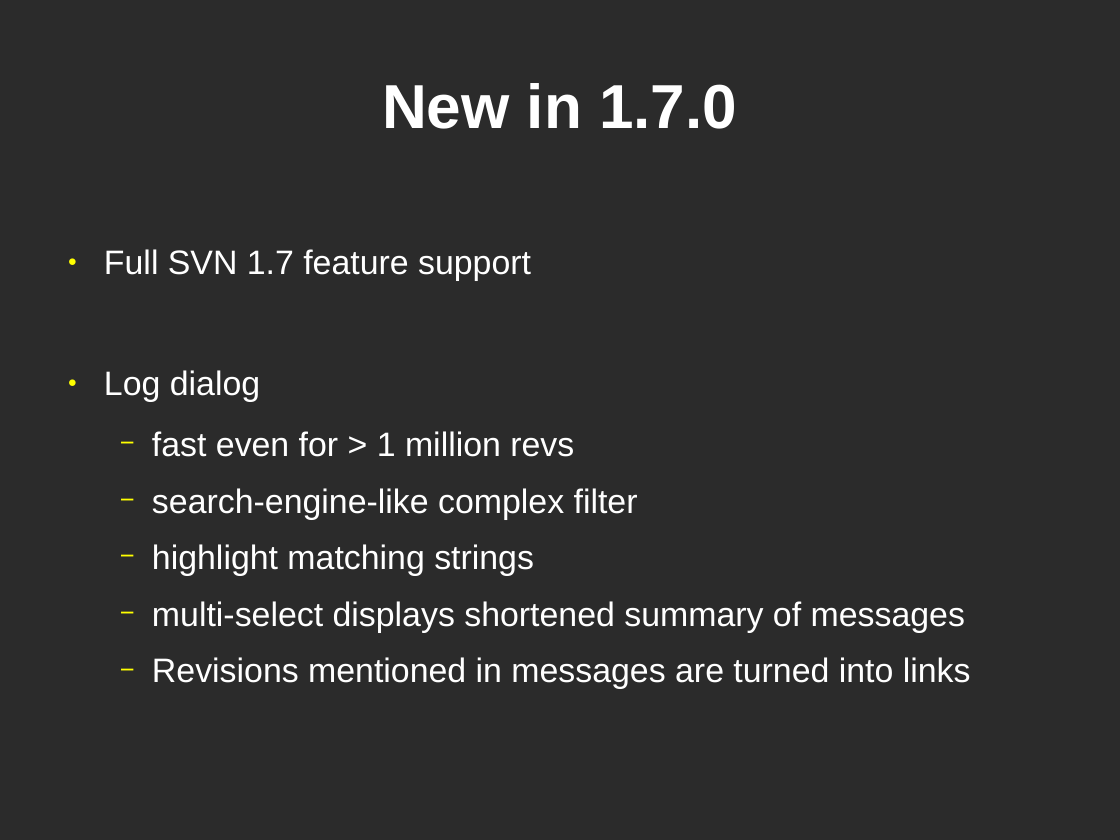
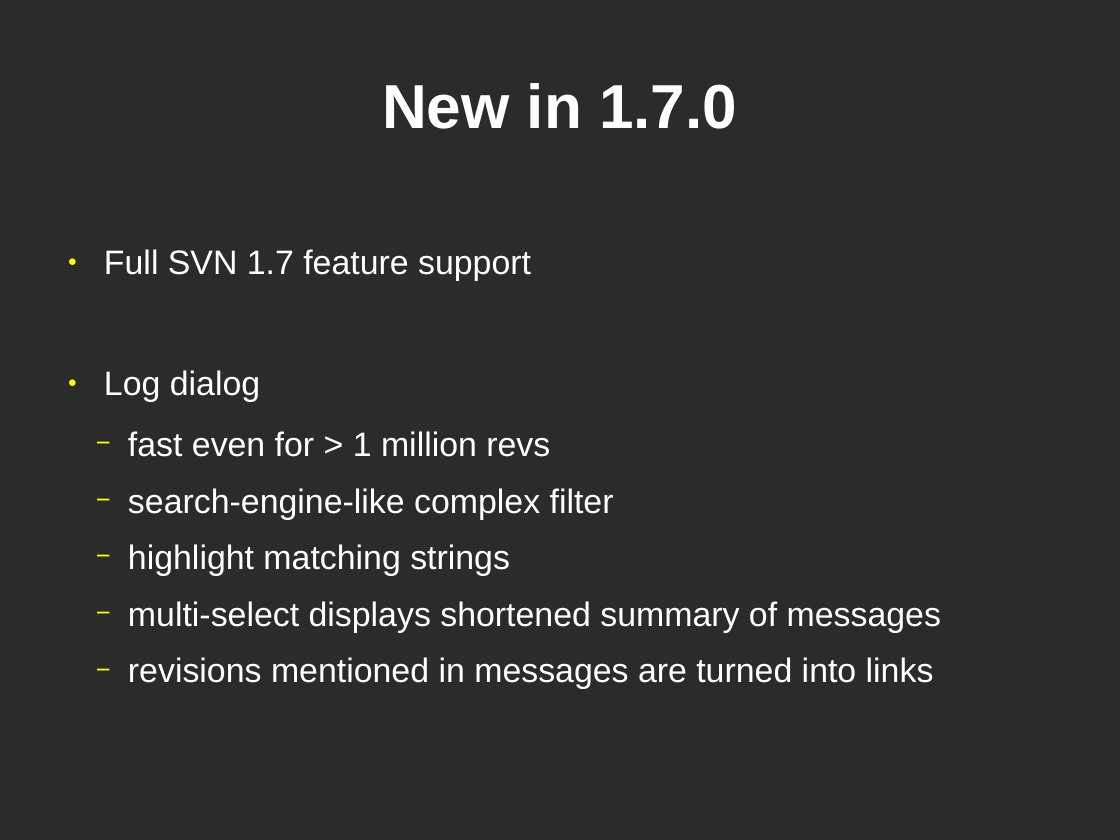
Before and after one commit to josesimoes/TortoiseSVN, a slide deck: slide 4 of doc/presentations/Subversion Live 2011/tsvn17andbeyond.odp. Drawn at 1120x840 pixels with LibreOffice and Linux fonts; fonts in the diff are those of the drawing; background and template pictures are left out; a plain dark background stands for a picture behind light text. Boxes give left, top, right and bottom in pixels: in the first picture for what was removed or moved away, otherwise in the second. Text is boxed around its words. In the diff, an @@ line names an element or a change of style, - is before the commit and + after.

```diff
--- a/doc/presentations/Subversion Live 2011/tsvn17andbeyond.odp
+++ b/doc/presentations/Subversion Live 2011/tsvn17andbeyond.odp
@@ text at <box>128,431,941,633</box>: indent changed @@
@@ text at <box>128,657,934,689</box>: text changed @@
-  − Revisions mentioned in messages are turned into links
+  − revisions mentioned in messages are turned into links
```
Also in this commit, not shown: 7 other slides changed.
